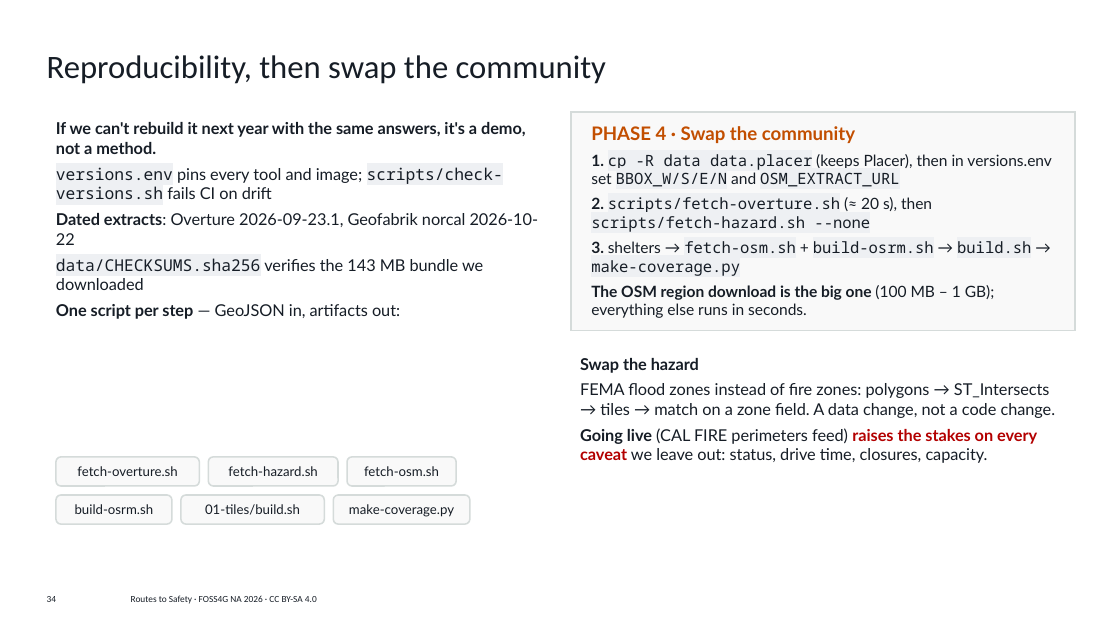
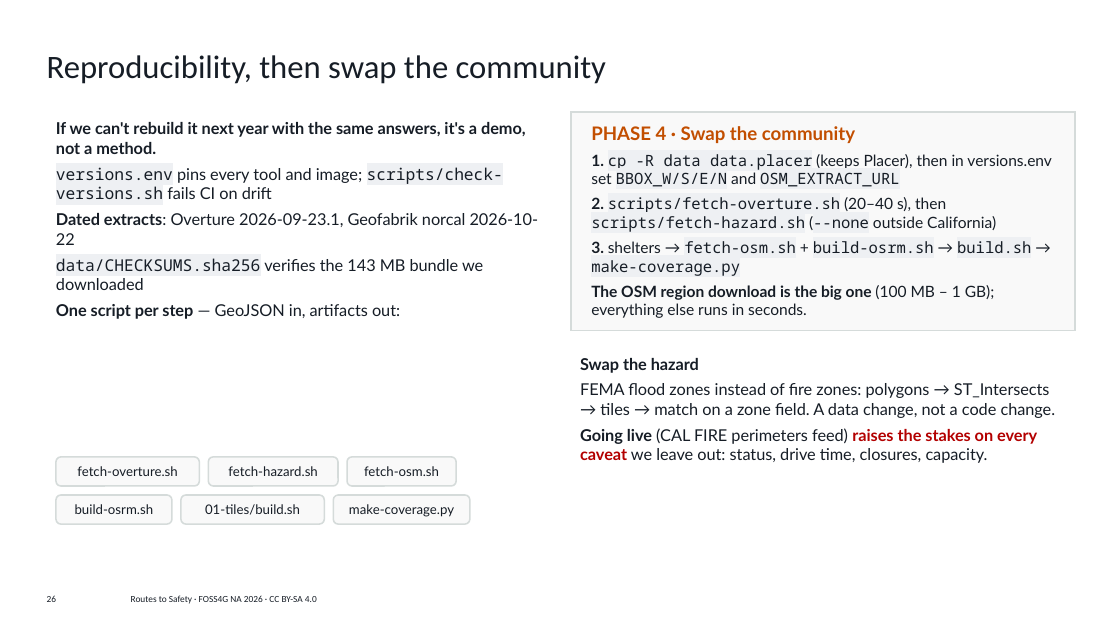
Before and after one commit to vishal4c/routes-to-safety-workshop, a slide deck: slide 26 of deck/Routes-to-Safety-FOSS4G-NA-2026.pptx (slide 34 before the commit). Drawn at 1120x630 pixels with LibreOffice and Linux fonts; fonts in the diff are those of the drawing; background and template pictures are left out. Boxes give left, top, right and bottom in pixels: in the first picture for what was removed or moved away, otherwise in the second. Text is boxed around its words. In the diff, an @@ line names an element or a change of style, - is before the commit and + after.

```diff
--- a/deck/Routes-to-Safety-FOSS4G-NA-2026.pptx
+++ b/deck/Routes-to-Safety-FOSS4G-NA-2026.pptx
@@ text at <box>591,197,996,232</box>: text changed @@
-2. scripts/fetch-overture.sh (≈ 20 s), then scripts/fetch-hazard.sh --none
+2. scripts/fetch-overture.sh (20–40 s), then scripts/fetch-hazard.sh (--none outside California)
@@ page number at <box>47,595,56,602</box>: text changed @@
-34
+26
```
Also in this commit, not shown: 4 other slides changed, 2 slides added, 11 slides removed, 1 other file.
